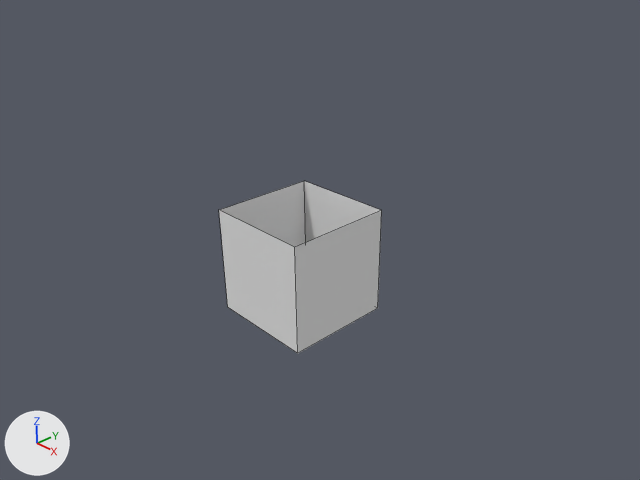
Renders of the Blender file trunk/engine/assets/Models/hole_0/hole_0.blend from each side of a commit.
Before and after are seen from the file's camera 'Camera'. Arrows for +X, +Y and +Z are at lower left; the lights stay in place. Mesh edges are drawn as thin lines.

Before the edit, the objects in view are built like this:
```python
me_hole_0 = bpy.data.meshes.new('hole_0')
me_hole_0.from_pydata([(1.0, 1.0, -1.0), (1.0, -1.0, -1.0), (-1.0, -1.0, -1.0), (-1.0, 1.0, -1.0), (1.0, 1.0, 1.0), (1.0, -1.0, 1.0), (-1.0, -1.0, 1.0), (-1.0, 1.0, 1.0)], [], [(0, 1, 2, 3), (0, 4, 5, 1), (1, 5, 6, 2), (2, 6, 7, 3), (4, 0, 3, 7)])
me_hole_0.materials.append(mat_material)  # white #e7e7e7
ob_hole_0 = bpy.data.objects.new('hole_0', me_hole_0)
ob_hole_0.location = (0.0, 0.0, 0.0)
```
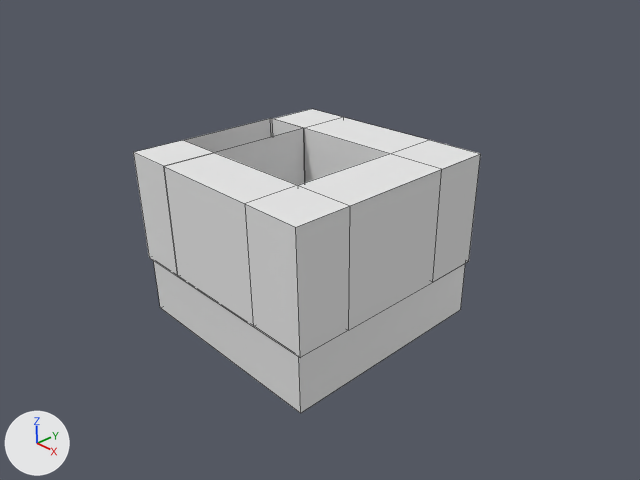
Commit message: Refined hole_0.

Scene script edits in JSON lines:
```json
{"block": "me_hole_0", "where": "# used by ob_hole_0; location = (0.0, 0.0, 0.0)"}
{"op": "remove", "block": "me_hole_0", "code": "me_hole_0.from_pydata(...)  # 8 vertices, 5 faces; spans x -1.0..1.0, y -1.0..1.0, z -1.0..1.0"}
{"op": "add", "block": "me_hole_0", "code": "me_hole_0.from_pydata(...)  # 40 vertices, 37 faces; spans x 0.02..4.15, y -1.96..2.06, z -1.0..1.0"}
{"block": "me_hole_0", "change": "me_hole_0 part 1"}
{"block": "me_hole_0", "change": "1 face is deleted"}
{"block": "me_hole_0", "change": "4 vertices in x -1.0, y -1.0..1.0, z -1.0..1.0 move by (1.02, 0.0, 0.0)"}
{"block": "me_hole_0", "change": "32 vertices are added at x 0.02..4.15, y -1.96..2.06, z -1.0..1.0"}
{"block": "me_hole_0", "change": "33 new faces join them"}
{"op": "add", "block": "me_cube_001", "code": ["me_cube_001 = bpy.data.meshes.new('Cube.001')", "me_cube_001.from_pydata(...)  # a box spanning x -1.66..2.32, y -1.0..2.98, z -0.04..1.0"]}
{"op": "set", "path": "ob_hole_0.location", "old": "(0.0, 0.0, 0.0)", "new": "(-1.98, 0.0, 1.05)"}
{"op": "add", "block": "ob_cube", "code": ["ob_cube = bpy.data.objects.new('Cube', me_cube_001)", "ob_cube.location = (-0.21, -0.93, -0.96)"]}
```

Changed parts and their boxes (x1, y1, x2, y2) in the pictures (640 x 480 px):
```json
{"object": "hole_0", "change": "reshaped, moved", "before": [219, 181, 382, 353], "after": [133, 109, 481, 358], "on screen": "113% wider, 45% taller"}
{"object": "Cube", "change": "added", "after": [153, 261, 465, 413]}
{"part": 1, "of": "me_hole_0", "change": "built on", "before": [219, 181, 381, 353], "after": [133, 109, 481, 358]}
```
